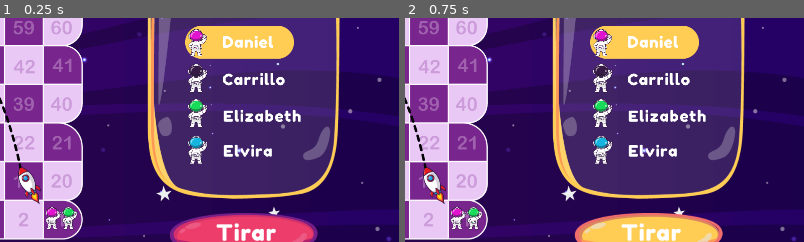
Above: before the commit, frames 1-2 (left to right).
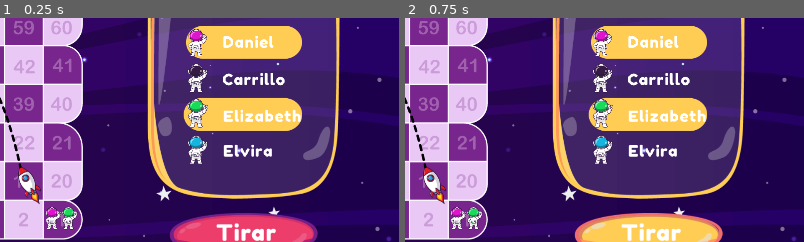
Above: after the commit, the same moments.

Repository: carrilloycardenas/Carrera-espacial
Game: Godot game, scene res://tablero/tablero.tscn
Same seed, same stepped clock (60 frames per second), same inputs: the game is played once before the commit and once after it. The project has no main scene, so this scene is started directly.
Inputs (mouse positions are % of the whole screen's width and height, from its top left):
- Up to frame 1 (0.25 s): no input
- Up to frame 2 (0.75 s): click (81, 91) at 0.5 s
The pictures show only the part of the screen within x 50-100%, y 43-93%; the shares and areas given below are measured in that part.

The runs differ from the first frame. In frame 1, 4.0% of the frame differs, in the area x 45-76%, y 3-51%; in frame 2, 4.0%.

Commit message:
Turno

Diff:
--- a/tablero/tablero.tscn
+++ b/tablero/tablero.tscn
@@ -88,9 +88,14 @@
 scale = Vector2( 0.533657, 0.533057 )
 texture = ExtResource( 2 )
 
-[node name="Hover-turno-jugador" type="Sprite" parent="Fondo-espacio-dado"]
-position = Vector2( -9.88397, -14.0698 )
-scale = Vector2( 0.903243, 0.90426 )
+[node name="Hover-turno-jugador1" type="Sprite" parent="Fondo-espacio-dado"]
+position = Vector2( 0.810616, -14.0698 )
+scale = Vector2( 0.963422, 0.90426 )
+texture = ExtResource( 48 )
+
+[node name="Hover-turno-jugador2" type="Sprite" parent="Fondo-espacio-dado"]
+position = Vector2( -1.88892, 160.02 )
+scale = Vector2( 0.984171, 0.90426 )
 texture = ExtResource( 48 )
 
 [node name="Astronauta-1-rosa" type="Sprite" parent="Fondo-espacio-dado"]
@@ -118,9 +123,9 @@
 scale = Vector2( 0.35, 0.35 )
 
 [node name="lbl-player1" type="Label" parent="Fondo-espacio-dado"]
-margin_left = -51.0
+margin_left = -50.0006
 margin_top = -38.0
-margin_right = 187.0
+margin_right = 187.999
 margin_bottom = 8.0
 custom_fonts/font = SubResource( 1 )
 text = "Mariana"
